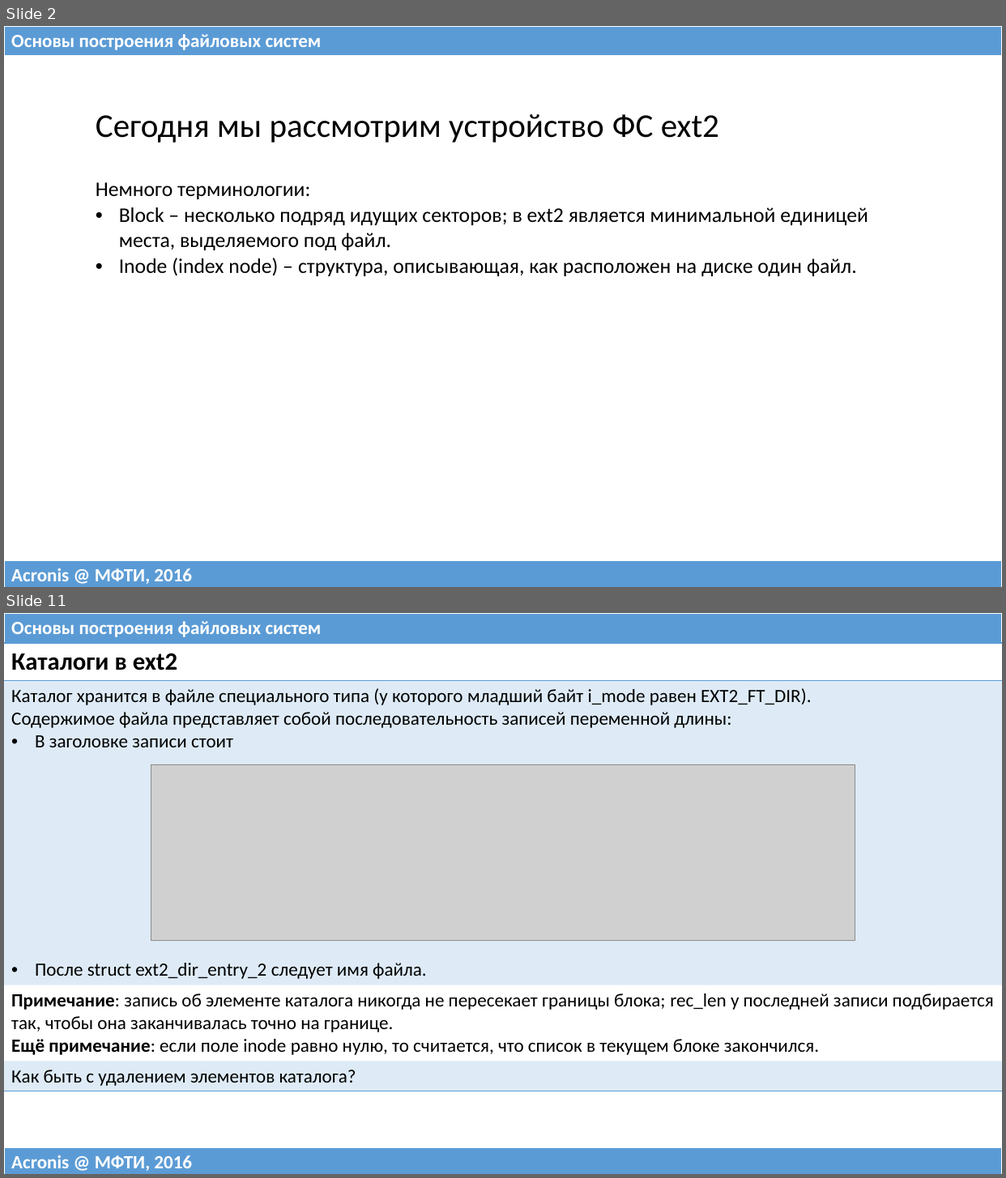
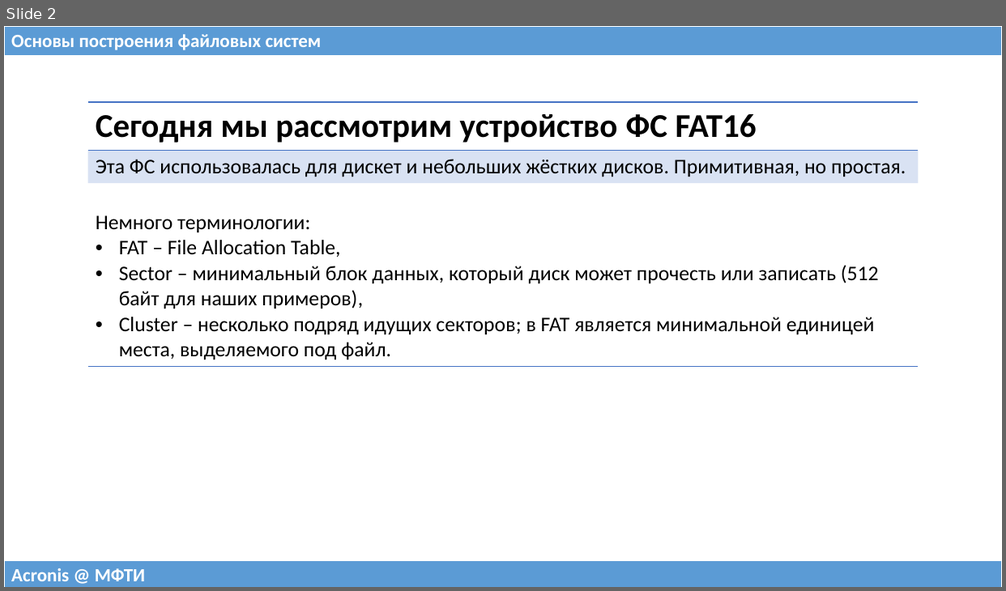
Before and after one commit to 75cc8545e7b021ed280ed0ef99fc7fc4/filesystems-101, a slide deck: talks/src/class03.pptx. Shown one above the other, each under a label of ours: slides 2 and 11 before the commit, slide 2 after it; the slides between them are not shown. The pictures are 1006x1178 and 1006x591 pixels, drawn with LibreOffice and Linux fonts; fonts in the diff are those of the drawing; grey boxes stand for pictures. Boxes give left, top, right and bottom in pixels: in the first picture for what was removed or moved away, otherwise in the second. Text is boxed around its words. In the diff, an @@ line names an element or a change of style, - is before the commit and + after.

```diff
--- a/talks/src/class03.pptx
+++ b/talks/src/class03.pptx
@@ slide 11 removed at <box>4,613,1002,1174</box>, background #FFFFFF @@
@@ table removed at <box>4,613,1002,643</box>, 1 rows, 1 columns @@
-Основы построения файловых систем
@@ table removed at <box>4,643,1002,1089</box>, 4 rows, 1 columns @@
-Каталоги в ext2
-Каталог хранится в файле специального типа (у которого младший байт i_mode равен EXT2_FT_DIR). / Содержимое файла представляет собой последовательность записей переменной длины: / В заголовке записи стоит / После struct ext2_dir_entry_2 следует имя файла.
-Примечание: запись об элементе каталога никогда не пересекает границы блока; rec_len у последней записи подбирается так, чтобы она заканчивалась точно на границе. / Ещё примечание: если поле inode равно нулю, то считается, что список в текущем блоке закончился.
-Как быть с удалением элементов каталога?
@@ picture removed at <box>151,764,856,940</box> @@
@@ table removed at <box>4,1148,1002,1174</box>, 1 rows, 1 columns @@
-Acronis @ МФТИ, 2016
@@ slide 2 changed as well @@
@@ table at <box>88,102,918,364</box> @@
-row 1: Сегодня мы рассмотрим устройство ФС ext2
-row 2: Немного терминологии: / Block – несколько подряд идущих секторов; в ext2 является минимальной единицей места, выделяемого под файл. / Inode (index node) – структура, описывающая, как расположен на диске один файл.
+row 1: Сегодня мы рассмотрим устройство ФС FAT16
+row 2: Эта ФС использовалась для дискет и небольших жёстких дисков. Примитивная, но простая.
+row 3: Немного терминологии: / FAT – File Allocation Table, / Sector – минимальный блок данных, который диск может прочесть или записать (512 байт для наших примеров), / Cluster – несколько подряд идущих секторов; в FAT является минимальной единицей места, выделяемого под файл.
@@ table at <box>4,561,1002,587</box> @@
-row 1, column 1: Acronis @ МФТИ, 2016
+row 1, column 1: Acronis @ МФТИ
```
Also in this commit, not shown: 3 other slides changed, 29 slides added, 23 other slides removed, 3 other files.
